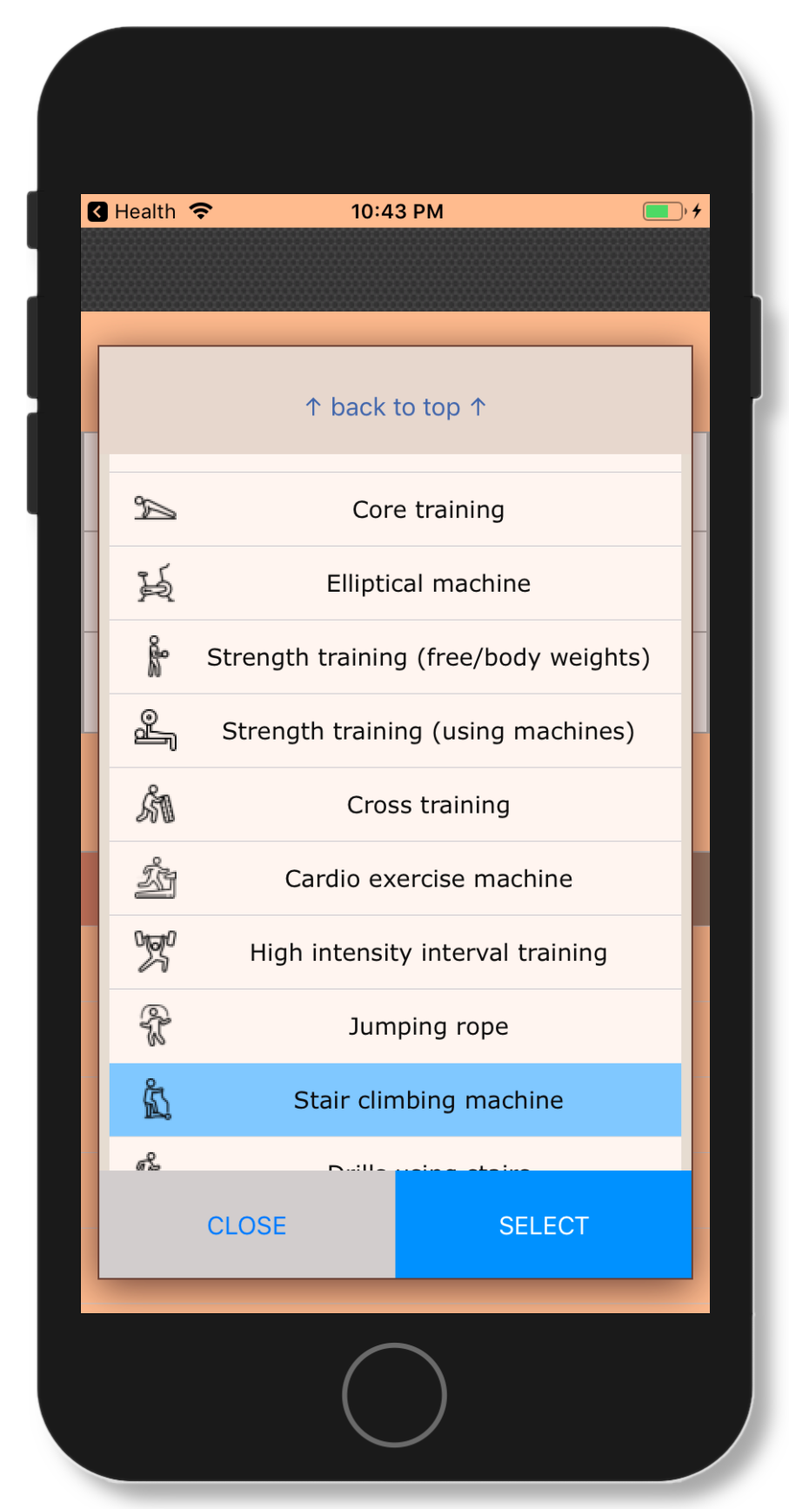
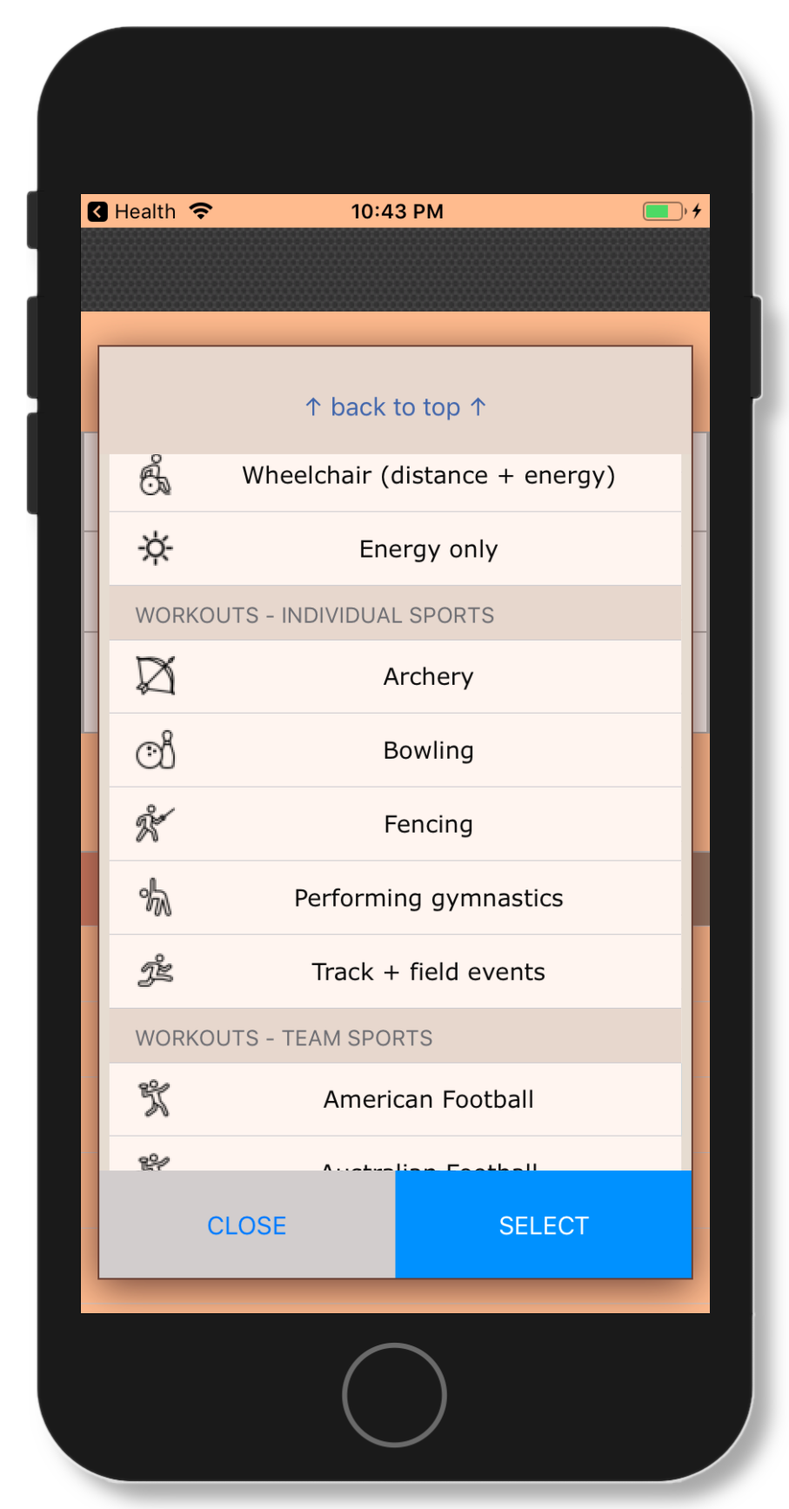
Layered file, before and after one edit (w=789, h=1509). Changes by layer:
painted on "main1.png" over [108, 454, 682, 1171]
